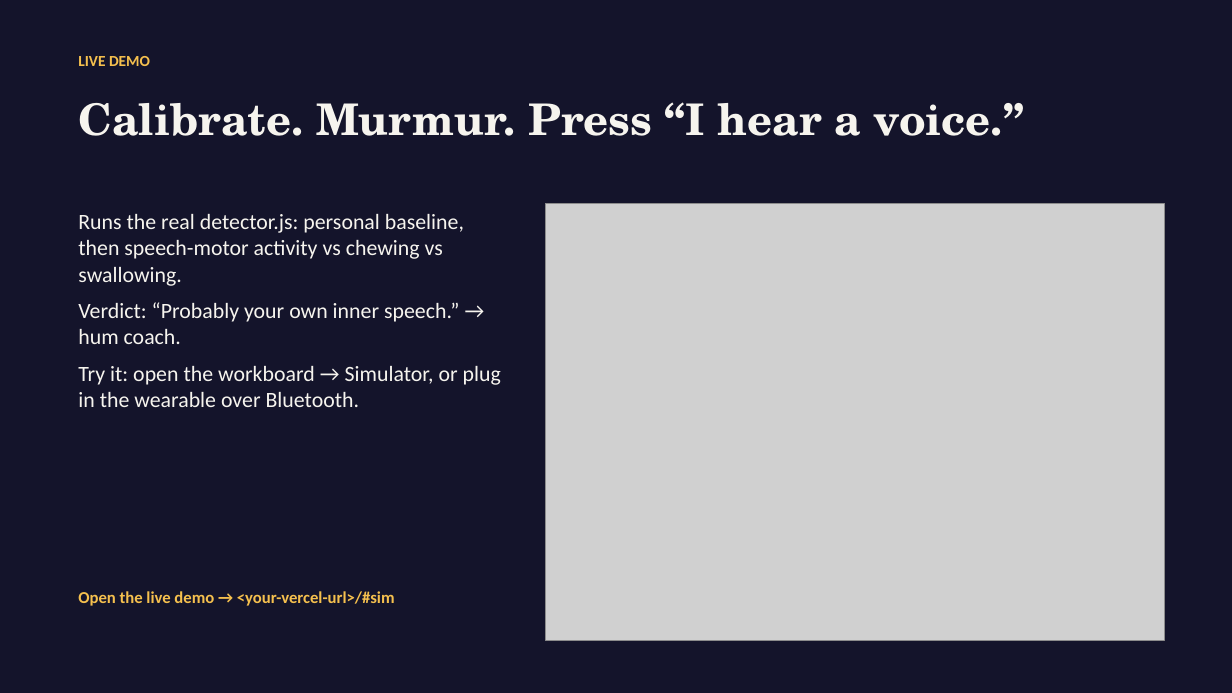
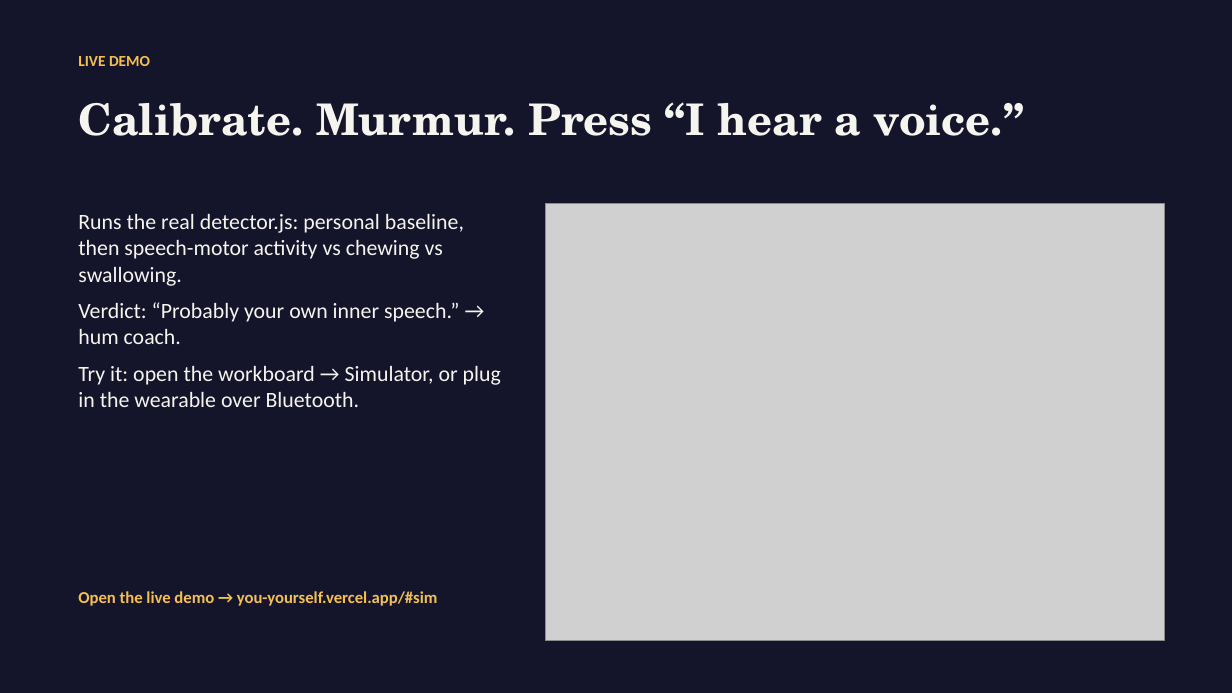
Before and after one commit to Atatron/Say-It-Louder, a slide deck: slide 9 of deck/You_Yourself_Pitch.pptx. Drawn at 1232x693 pixels with LibreOffice and Linux fonts; fonts in the diff are those of the drawing; grey boxes stand for pictures. Boxes give left, top, right and bottom in pixels: in the first picture for what was removed or moved away, otherwise in the second. Text is boxed around its words. In the diff, an @@ line names an element or a change of style, - is before the commit and + after.

```diff
--- a/deck/You_Yourself_Pitch.pptx
+++ b/deck/You_Yourself_Pitch.pptx
@@ text at (78, 591, 438, 606): text changed @@
-Open the live demo → <your-vercel-url>/#sim
+Open the live demo → you-yourself.vercel.app/#sim
```
Also in this commit, not shown: 1 other slide changed, 1 other file.
